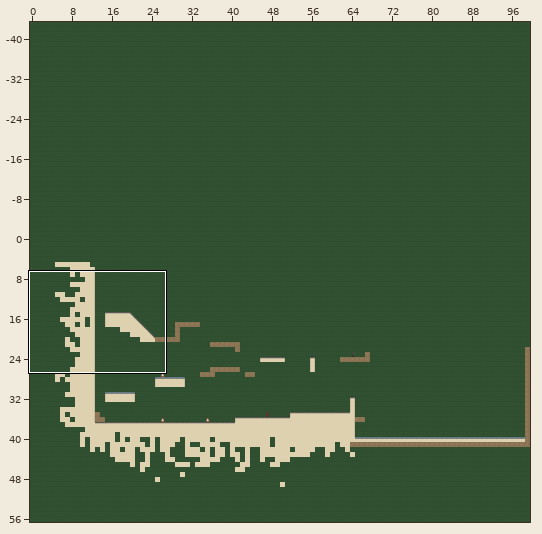
Level history. Tiled map: src/maps/level1.tmx. Above, an overview of the earlier version with the close-up marked.
Close-up. Old version:
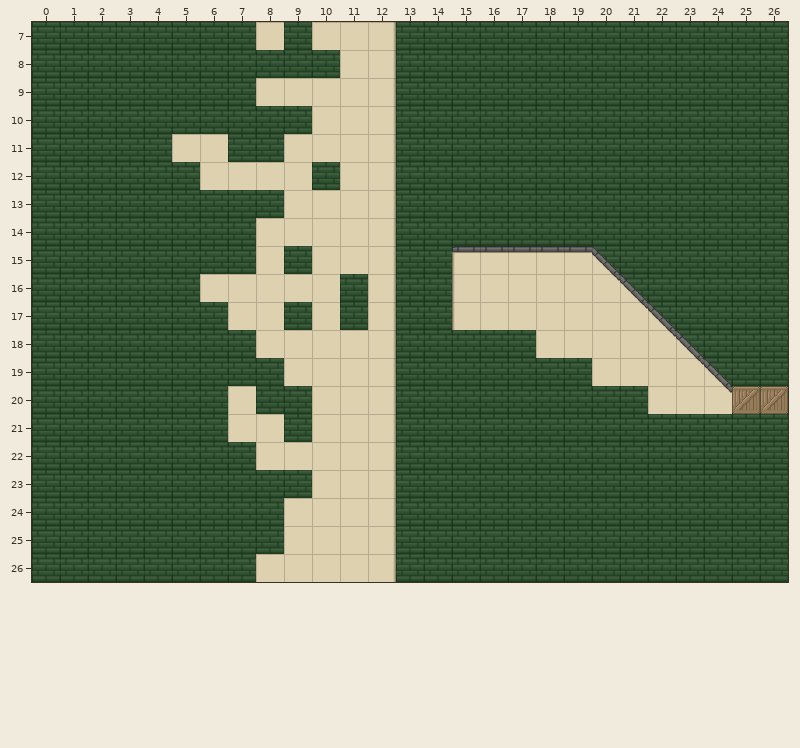
Cells are 32x32 px. Shown: x 0..26, y 7..26. The commit also changed other parts of the map, which this record leaves out. The old version is drawn lined up with the new one.
New version:
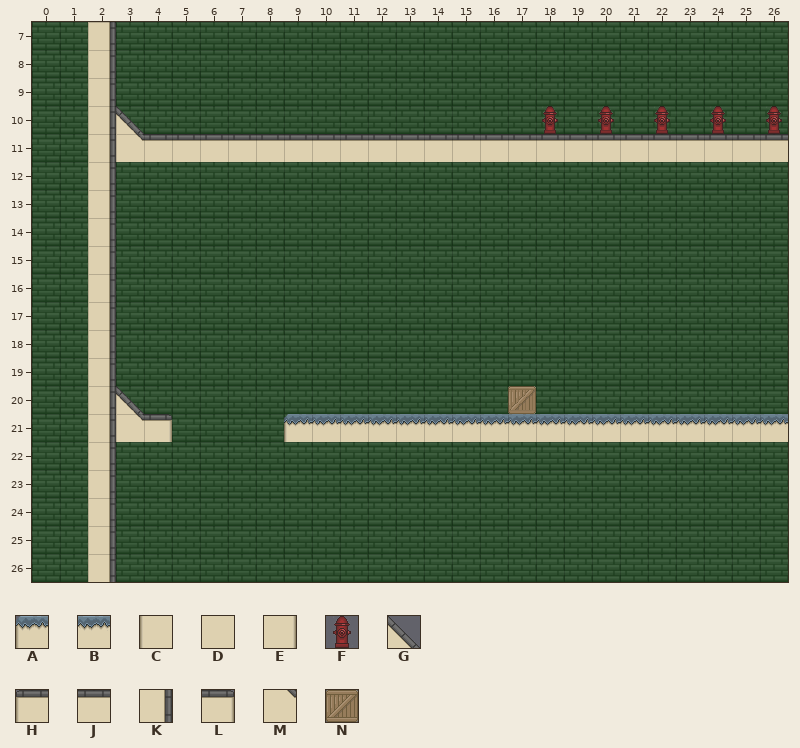
Key: from "tiles": A 0, B 1, C 15, D 16, E 17, F 33, G 34, H 45, J 46, K 46 turned 90, L 47, M 49, N 60.
_ is an empty cell.
What changed:
map size 100x100 -> 100x50 cells (old content now starts at 0,-43; both pictures use the new coordinates)
Layer "Tile Layer 1":
There is now tile F in row 10 at x 22 and 24.
Tile G is removed in row 15 at x 20; in row 16 at x 21; in row 17 at x 22; in row 18 at x 23; in row 19 at x 24.
Layer "Ground":
There is now tile A in row 21 at x 9.
The edit turns tile D into tile B in row 21 at x 10 to 11.
The edit turns tile E into tile B in row 21 at x 12.
There is now tile B in row 21 at x 13 to 26.
There is now tile G in row 10 at x 3; in row 20 at x 3.
The edit turns tile D into tile J in row 11 at x 5 to 6 and 9 to 11.
The edit turns tile E into tile J in row 11 at x 12.
There is now tile J in row 11 at x 4, 7 to 8 and 13 to 26.
There is now tile K in rows 7 to 26 at x 2.
There is now tile L in row 21 at x 4.
There is now tile M in row 11 at x 3; in row 21 at x 3.
There is now tile N in row 20 at x 17.
Tile C is removed in rows 16 to 17 at x 15.
Tile D is removed in row 7 at x 8 and 10 to 11; in row 8 at x 11; in row 9 at x 8 to 11; in row 10 at x 10 to 11; in row 12 at x 6 to 9 and 11; in row 13 at x 9 to 11.
Tile D is removed in row 14 at x 8 to 11; in row 15 at x 8 and 10 to 11; in row 16 at x 6 to 10 and 16 to 19; in row 17 at x 7 to 8, 10 and 16 to 20; in row 18 at x 8 to 11 and 18 to 21; in row 19 at x 9 to 11 and 20 to 22.
Tile D is removed in row 20 at x 7, 10 to 11 and 22 to 23; in row 21 at x 7 to 8; in row 22 at x 8 to 11; in row 23 at x 10 to 11; in rows 24 to 25 at x 9 to 11; in row 26 at x 8 to 11.
Tile E is removed in rows 7 to 10 at x 12; in rows 12 to 20 at x 12; in rows 22 to 26 at x 12.
Tile H is removed in row 15 at x 15.
Tile J is removed in row 15 at x 16 to 19.
Tile M is removed in row 16 at x 20; in row 17 at x 21; in row 18 at x 22; in row 19 at x 23; in row 20 at x 24.
Tile N is removed in row 20 at x 25 to 26.
Layer "Foreground":
There is now tile F in row 10 at x 18, 20 and 26.
